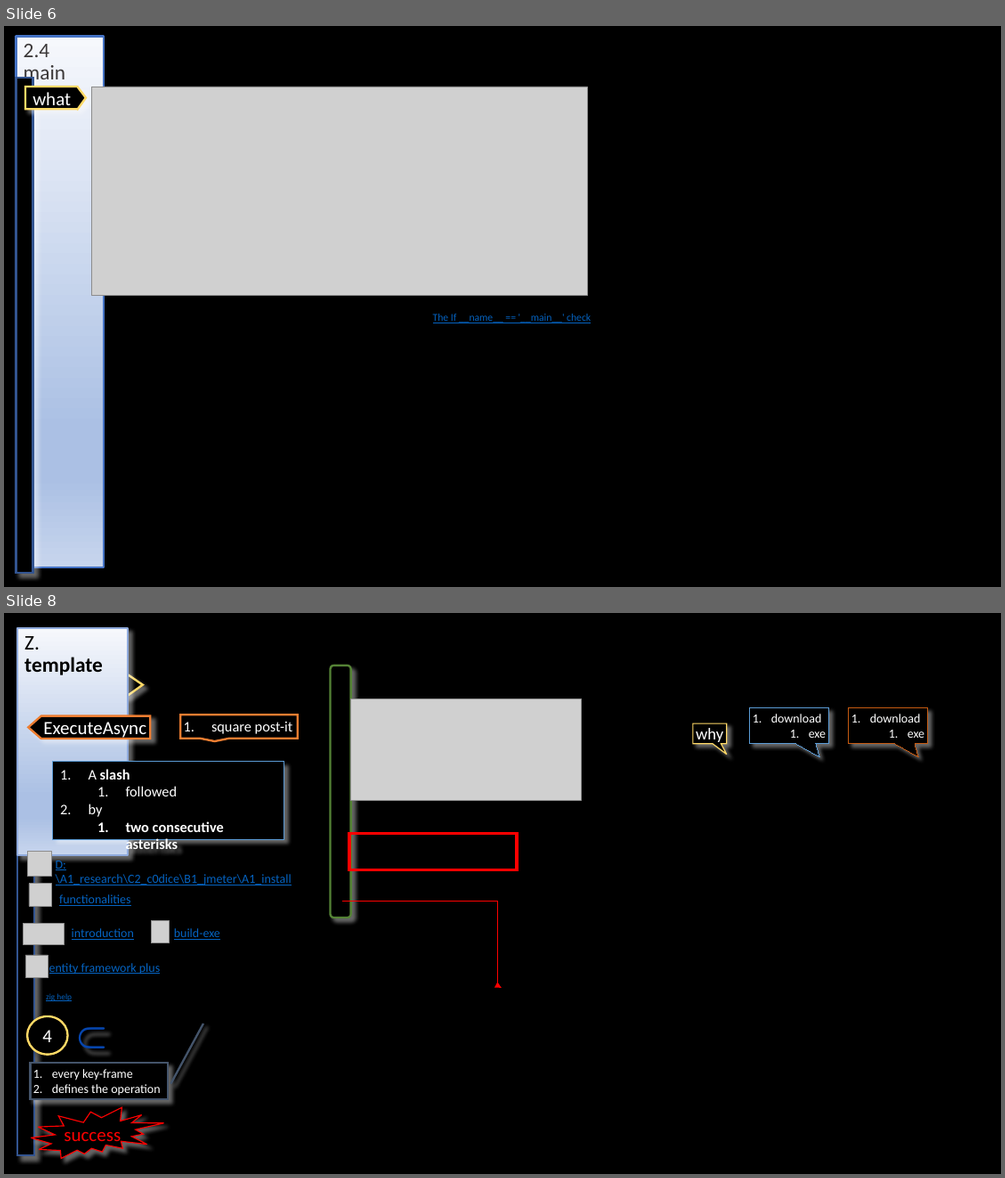
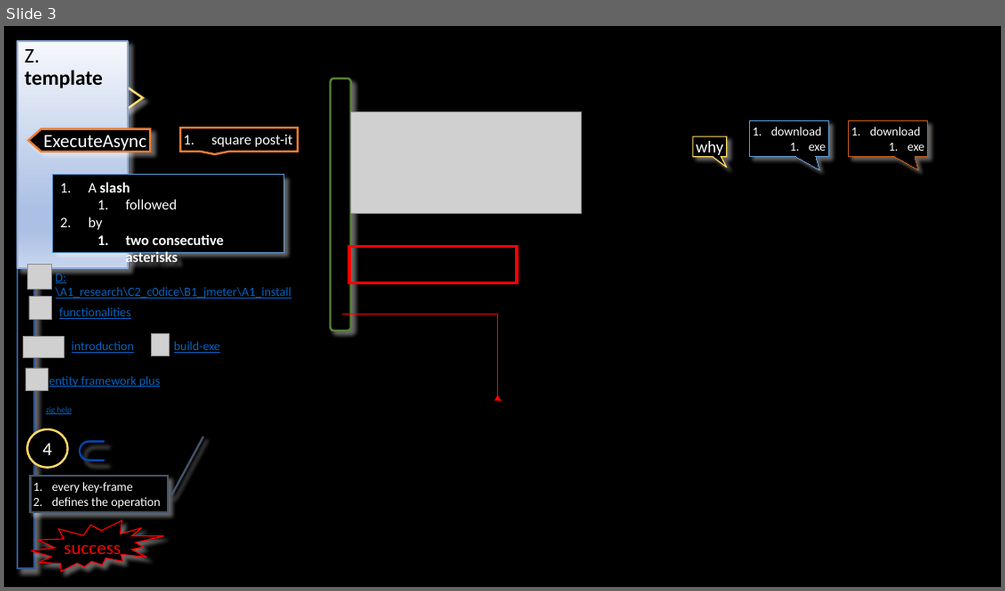
Before and after one commit to 1010836/portfolio, a slide deck: python/language/structure/structure.pptx. Shown one above the other, each under a label of ours: slides 6 and 8 before the commit, slide 3 after it; the slides between them are not shown. The pictures are 1005x1178 and 1005x591 pixels, drawn with LibreOffice and Linux fonts; fonts in the diff are those of the drawing; grey boxes stand for pictures; background and template pictures are left out. Boxes give left, top, right and bottom in pixels: in the first picture for what was removed or moved away, otherwise in the second. Text is boxed around its words. In the diff, an @@ line names an element or a change of style, - is before the commit and + after.

```diff
--- a/python/language/structure/structure.pptx
+++ b/python/language/structure/structure.pptx
@@ slide 6 removed at (x1=4, y1=26, x2=1001, y2=587), background #000000 @@
@@ title removed at (x1=16, y1=37, x2=105, y2=66) @@
-2.4 main
@@ rectangle removed at (x1=16, y1=78, x2=33, y2=572) @@
@@ freeform shape removed at (x1=25, y1=87, x2=86, y2=109) @@
-what
@@ picture removed at (x1=91, y1=87, x2=588, y2=295) @@
@@ text removed at (x1=433, y1=313, x2=591, y2=323) @@
-The If __name__ == '__main__' check
@@ what was slide 8 is now slide 3 @@
```
Also in this commit, not shown: 1 slide changed, 1 slide added, 5 other slides removed, 30 other files.
